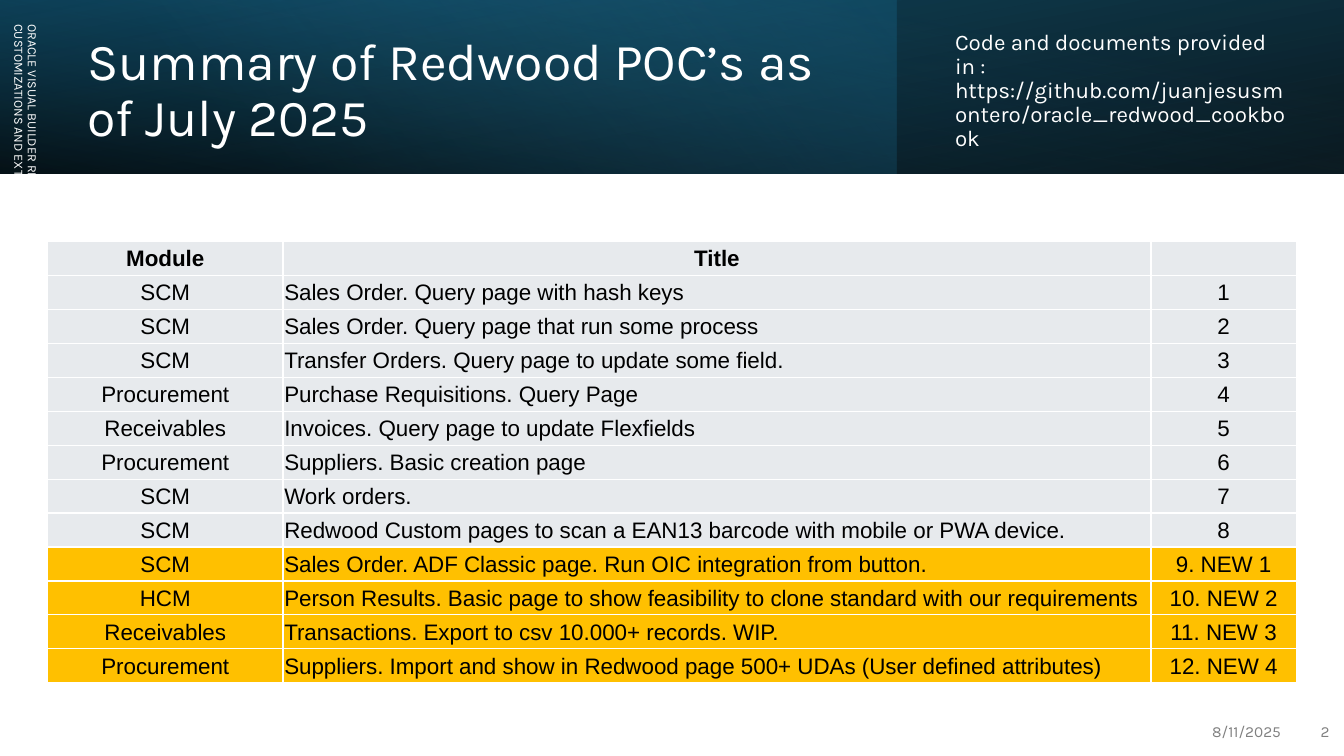
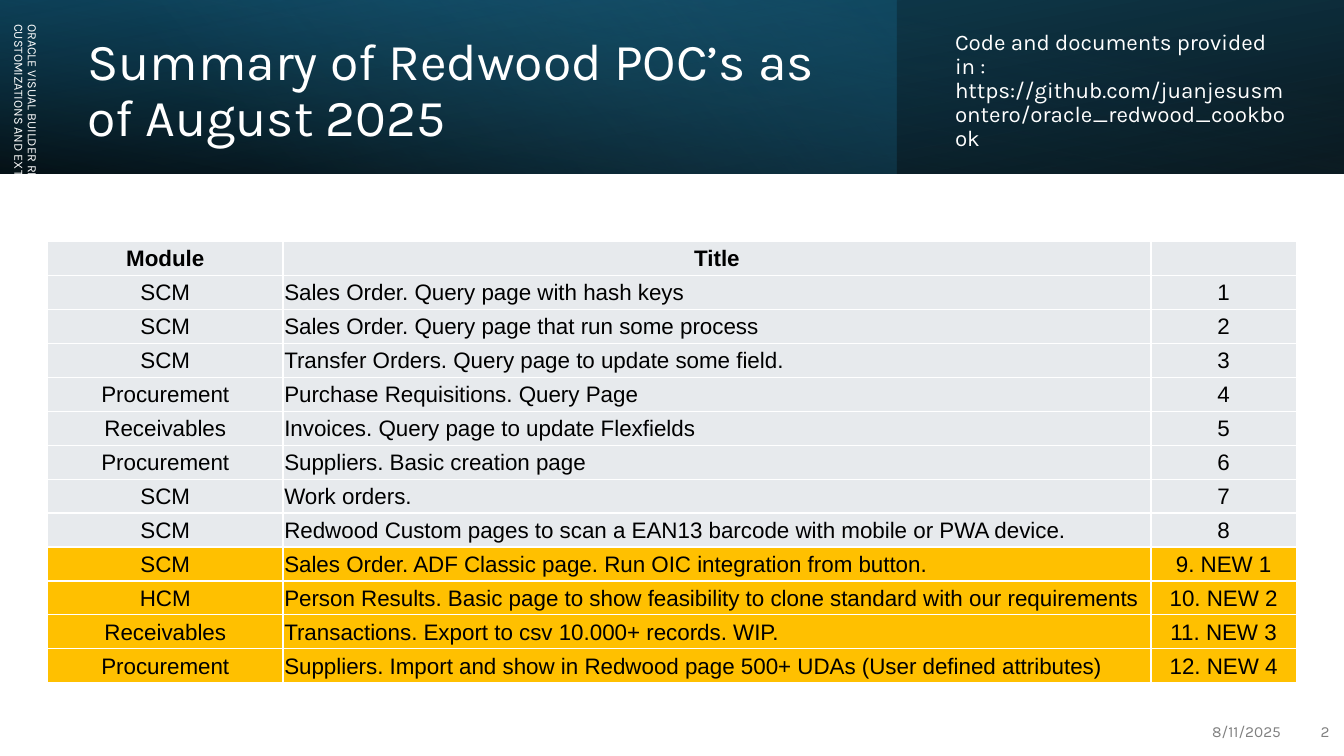
Before and after one commit to juanjesusmontero/oracle_redwood_cookbook, a slide deck: slide 2 of VB Redwood CookBook 2025 SaaS_POCs_V4.pptx. Drawn at 1344x756 pixels with LibreOffice and Linux fonts; fonts in the diff are those of the drawing. Boxes give left, top, right and bottom in pixels: in the first picture for what was removed or moved away, otherwise in the second. Text is boxed around its words. In the diff, an @@ line names an element or a change of style, - is before the commit and + after.

Commit message:
poc2
poc2

```diff
--- a/VB Redwood CookBook 2025 SaaS_POCs_V4.pptx
+++ b/VB Redwood CookBook 2025 SaaS_POCs_V4.pptx
@@ title at [87, 44, 814, 148]: text changed @@
-Summary of Redwood POC’s as of July 2025
+Summary of Redwood POC’s as of August 2025
```
